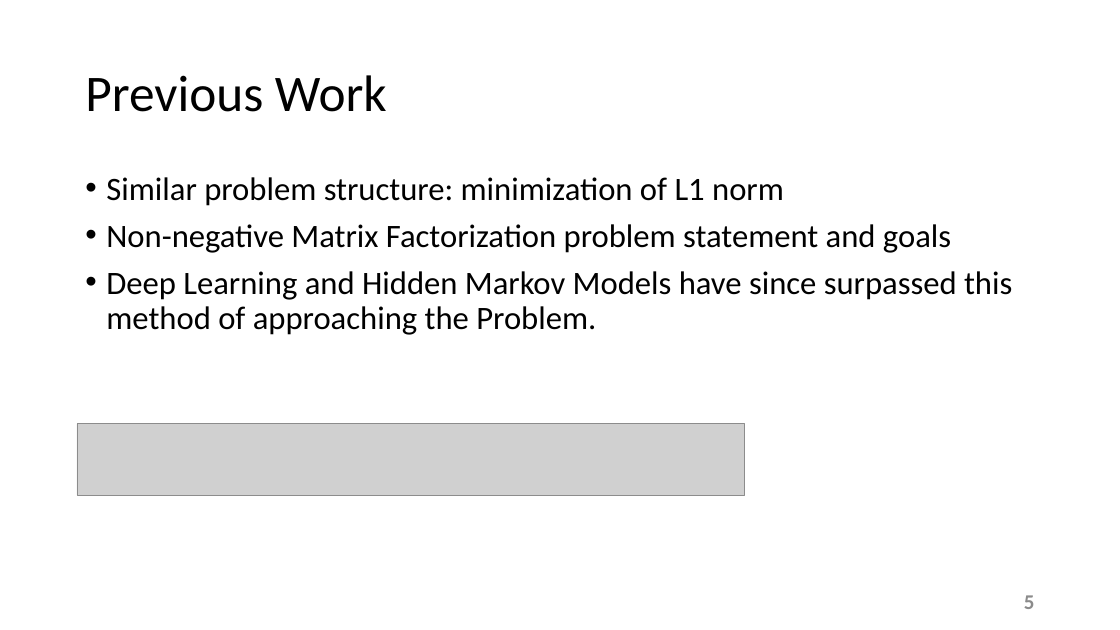
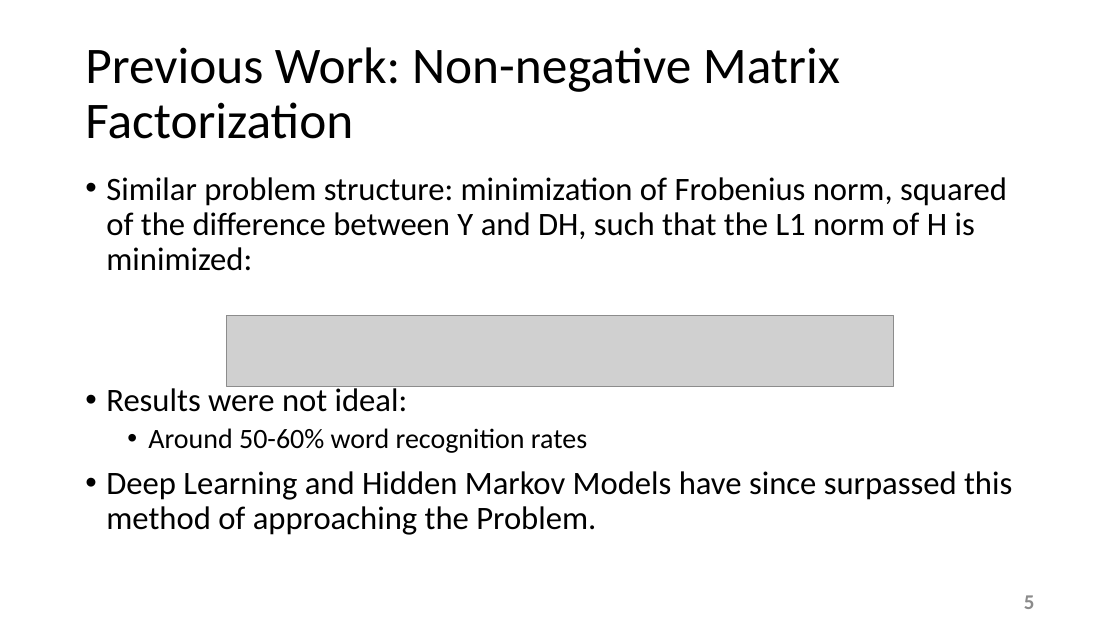
Before and after one commit to esaracin/compressive-sensing-cocktail-party-problem, a slide deck: slide 5 of slide/slides.pptx. Drawn at 1120x630 pixels with LibreOffice and Linux fonts; fonts in the diff are those of the drawing; grey boxes stand for pictures; background and template pictures are left out. Boxes give left, top, right and bottom in pixels: in the first picture for what was removed or moved away, otherwise in the second. Text is boxed around its words. In the diff, an @@ line names an element or a change of style, - is before the commit and + after.

```diff
--- a/slide/slides.pptx
+++ b/slide/slides.pptx
@@ title at (x1=85, y1=47, x2=840, y2=139): text changed @@
-Previous Work
+Previous Work: Non-negative Matrix Factorization
@@ text at (x1=106, y1=177, x2=1007, y2=453): text changed @@
-• Similar problem structure: minimization of L1 norm
-• Non-negative Matrix Factorization problem statement and goals
+• Similar problem structure: minimization of Frobenius norm, squared of the difference between Y and DH, such that the L1 norm of H is minimized:
+• Results were not ideal:
+  • Around 50-60% word recognition rates
@@ picture moved from (x1=77, y1=423, x2=744, y2=495) to (x1=227, y1=315, x2=894, y2=386) @@
```
Also in this commit, not shown: 1 other slide changed, 2 slides added, 4 slides removed.
